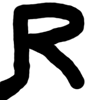
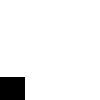
Layered file, before and after one edit (100 x 100). Changes by layer:
added layer "Rectangle 1" above "Group 1" over (x1=0, y1=77, x2=25, y2=100)
moved "Layer 0" into group "Group 1" over (x1=0, y1=2, x2=85, y2=100)
